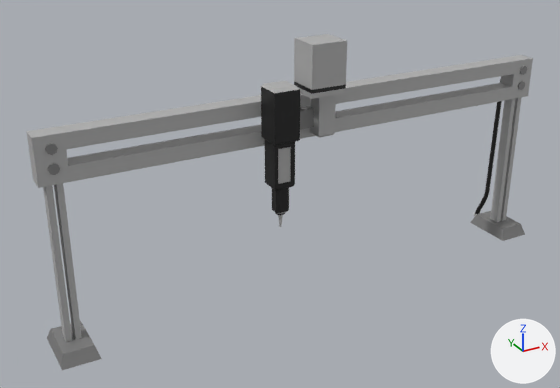
Renders of the FBX model Assets/Art/3D Models/roboticPippetteArm.fbx from each side of a commit.
One viewpoint serves both versions: a 50 mm lens placed at (-0.639, -1.035, 0.702), pointed at (-0.065, 0.009, 0.18). The axes (+X, +Y, +Z) are drawn at lower right. The lights are the same throughout. Where no turn or scale is listed for an object, it has been applied to the vertices.

Script lines for the objects in view, before the commit:
```python
me_cube_003 = bpy.data.meshes.new('Cube.003')
me_cube_003.from_pydata(...)  # 460 vertices, 398 faces; spans x -0.464..0.466, y -0.048..0.07, z 0.001..0.354
# faces by material slot: [200, 142, 56]
me_cube_003.materials.append(mat_m_pippetterobotarmholder_black)  # black #141414
me_cube_003.materials.append(mat_m_pippetterobotarmholder_white)  # grey #b2b2b2
me_cube_003.materials.append(mat_m_pippetterobotarmholder_grey)  # grey #888888
me_cube_014 = bpy.data.meshes.new('Cube.014')
me_cube_014.from_pydata(...)  # 80 vertices, 71 faces; spans x -0.114..-0.071, y -0.065..-0.021, z 0.147..0.384
# faces by material slot: [48, 23]
me_cube_014.materials.append(mat_m_pippetterobotarmholder_black)  # black #141414
me_cube_014.materials.append(mat_m_pippetterobotarmholder_white)  # grey #b2b2b2
me_cube_015 = bpy.data.meshes.new('Cube.015')
me_cube_015.from_pydata(...)  # 58 vertices, 54 faces; spans x -0.103..0.004, y -0.073..0.0, z 0.289..0.446
# faces by material slot: [32, 14, 8]
me_cube_015.materials.append(mat_m_pippetterobotarmholder_white)  # grey #b2b2b2
me_cube_015.materials.append(mat_m_pippetterobotarmholder_grey)  # grey #888888
me_cube_015.materials.append(mat_m_pippetterobotarmholder_black_001)  # black #1f1f1f
ob_pipette_arm = bpy.data.objects.new('Pipette Arm', me_cube_014)
ob_pipette_arm.location = (0.0, 0.0, 0.0)
ob_pipette_robot_arm_holder = bpy.data.objects.new('Pipette Robot Arm Holder', me_cube_015)
ob_pipette_robot_arm_holder.location = (0.0, 0.0, 0.0)
ob_pippette_robot_arm_rack = bpy.data.objects.new('Pippette Robot Arm Rack', me_cube_003)
ob_pippette_robot_arm_rack.location = (0.0, 0.0, 0.0)
```
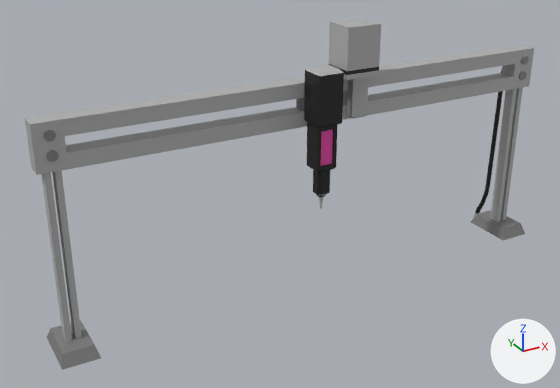
Diff of the bpy script that builds the scene:
```diff
--- a/Assets/Art/3D Models/roboticPippetteArm.fbx.py
+++ b/Assets/Art/3D Models/roboticPippetteArm.fbx.py
@@ me_cube_003 @@
 me_cube_003.from_pydata(...)  # 460 vertices, 398 faces; spans x -0.464..0.466, y -0.048..0.07, z 0.001..0.354
 # used by ob_pippette_robot_arm_rack; location = (0.0, 0.0, 0.0)
+# me_cube_003 part 1: the loose piece of 48 vertices spanning x -0.457..0.457, y -0.016..0.016, z 0.281..0.354 is moved by (0.0, 0.0, 0.019)
+# me_cube_003 part 2: the loose piece of 16 vertices spanning x -0.442..-0.425, y -0.018..-0.002, z 0.326..0.343 is moved by (0.0, 0.0, 0.019)
+# me_cube_003 part 3: the loose piece of 16 vertices spanning x -0.442..-0.425, y -0.018..-0.002, z 0.297..0.313 is moved by (0.0, 0.0, 0.019)
+# me_cube_003 part 4: the loose piece of 16 vertices spanning x 0.427..0.443, y -0.018..-0.002, z 0.326..0.343 is moved by (0.0, 0.0, 0.019)
+# me_cube_003 part 5: the loose piece of 16 vertices spanning x 0.427..0.443, y -0.018..-0.002, z 0.297..0.313 is moved by (0.0, 0.0, 0.019)
+# me_cube_003 part 6: all 20 vertices in x 0.434..0.443, y 0.041..0.049, z 0.05..0.055 are moved by (0.0, -0.001, 0.011)
+# me_cube_003 part 7: all 180 vertices in x 0.429..0.448, y 0.014..0.046, z 0.063..0.319 are moved by (0.0, 0.0, 0.019)
 me_cube_003.materials.append(mat_m_pippetterobotarmholder_black)
@@ me_cube_015 @@
 me_cube_015.from_pydata(...)  # 58 vertices, 54 faces; spans x -0.103..0.004, y -0.073..0.0, z 0.289..0.446
 # used by ob_pipette_robot_arm_holder; location = (0.0, 0.0, 0.0)
+# me_cube_015 part 8: the whole mesh is moved by (0.072, 0.016, 0.015)
 me_cube_015.materials.append(mat_m_pippetterobotarmholder_white)
@@ me_cube_014 @@
 me_cube_014.from_pydata(...)  # 80 vertices, 71 faces; spans x -0.114..-0.071, y -0.065..-0.021, z 0.147..0.384
 # used by ob_pipette_arm; location = (0.0, 0.0, 0.0)
+# me_cube_014 part 9: the whole mesh is moved by (0.077, 0.0, 0.015)
 me_cube_014.materials.append(mat_m_pippetterobotarmholder_black)
```

Changed parts and their boxes [x1, y1, x2, y2] in the pictures (560 x 388 px; the box of a moved part takes in the faces that stretch with it):
'Pippette Robot Arm Rack', reshaped: before [26, 55, 533, 370]; after [25, 45, 534, 370]
'Pipette Arm', mesh moved: before [261, 81, 300, 227]; after [304, 65, 344, 209]
'Pipette Robot Arm Holder', mesh moved: before [294, 34, 347, 138]; after [296, 18, 381, 119]
part 1 of me_cube_003, moved or reshaped: before [26, 55, 533, 188]; after [25, 46, 534, 175]
part 2 of me_cube_003, moved or reshaped: before [45, 143, 58, 155]; after [43, 130, 56, 142]
part 3 of me_cube_003, moved or reshaped: before [48, 163, 60, 175]; after [46, 150, 59, 162]
part 4 of me_cube_003, moved or reshaped: before [520, 66, 527, 75]; after [521, 56, 529, 64]
part 5 of me_cube_003, moved or reshaped: before [518, 81, 525, 90]; after [519, 71, 527, 80]
part 6 of me_cube_003, moved or reshaped: before [481, 193, 489, 205]; after [481, 184, 490, 205]
part 7 of me_cube_003, moved or reshaped: before [485, 79, 502, 194]; after [486, 70, 503, 185]
